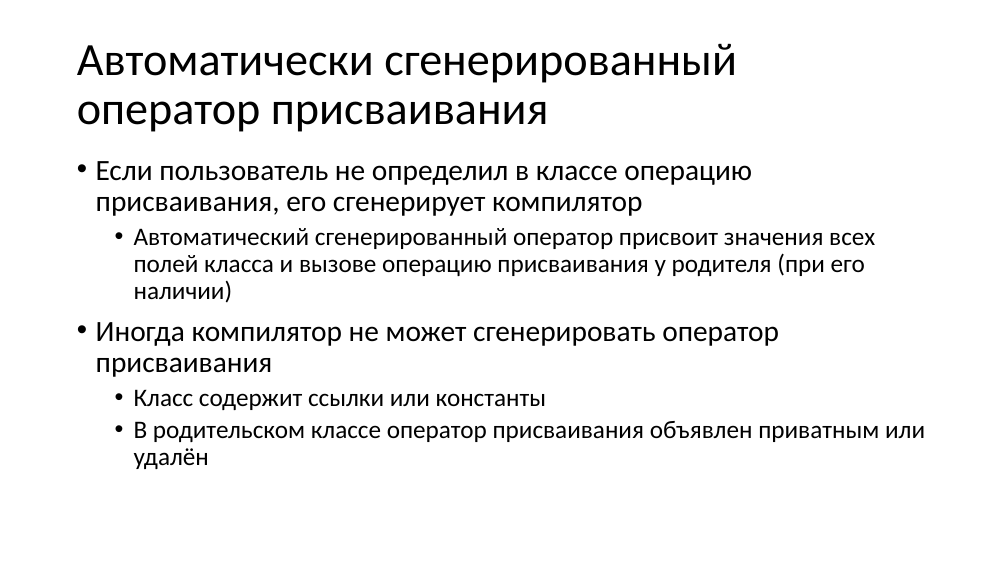
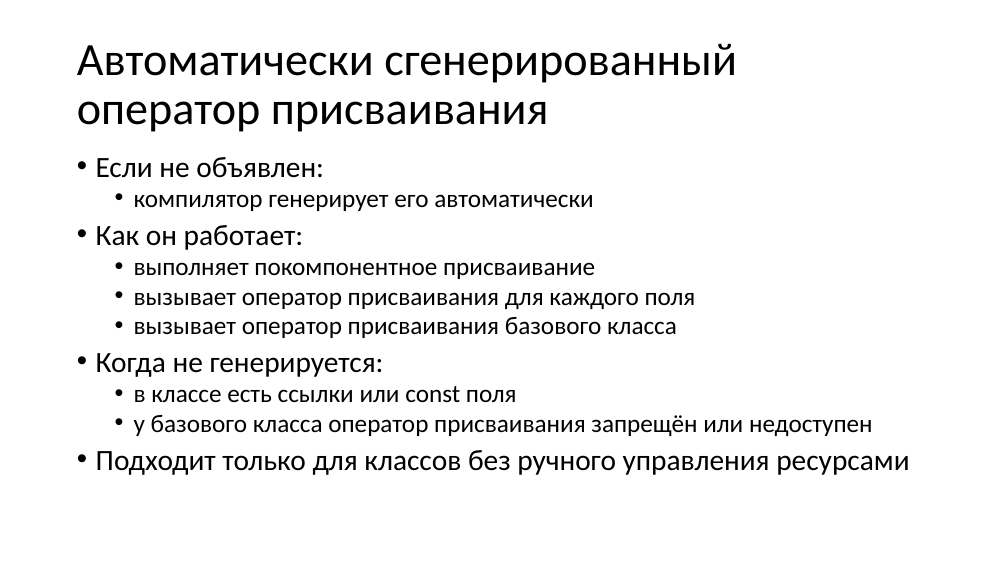
Before and after one commit to alexey-malov/oop, a slide deck: slide 123 of lectures/02/Основы ООП.pptx. Drawn at 1008x567 pixels with LibreOffice and Linux fonts; fonts in the diff are those of the drawing. Boxes give left, top, right and bottom in pixels: in the first picture for what was removed or moved away, otherwise in the second. Text is boxed around its words. In the diff, an @@ line names an element or a change of style, - is before the commit and + after.

```diff
--- a/lectures/02/Основы ООП.pptx
+++ b/lectures/02/Основы ООП.pptx
@@ text at box(96, 157, 909, 475): text changed @@
-• Если пользователь не определил в классе операцию присваивания, его сгенерирует компилятор
-  • Автоматический сгенерированный оператор присвоит значения всех полей класса и вызове операцию присваивания у родителя (при его наличии)
-• Иногда компилятор не может сгенерировать оператор присваивания
-  • Класс содержит ссылки или константы
-  • В родительском классе оператор присваивания объявлен приватным или удалён
+• Если не объявлен:
+  • компилятор генерирует его автоматически
+• Как он работает:
+  • выполняет покомпонентное присваивание
+  • вызывает оператор присваивания для каждого поля
+  • вызывает оператор присваивания базового класса
+• Когда не генерируется:
+  • в классе есть ссылки или const поля
+  • у базового класса оператор присваивания запрещён или недоступен
+• Подходит только для классов без ручного управления ресурсами
```
Also in this commit, not shown: 31 other slides changed, 4 slides added, 4 slides removed.
